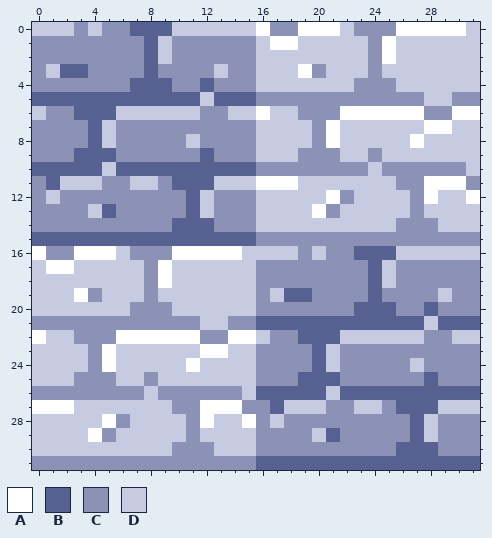
Pixel-art sprite: assets/tiles.png. The first picture shows the starting point.
The file is 32x32 pixels.
Palette (. is transparent): A #ffffff  B #576293  C #8b92b5  D #c6cbe1
Pixels before, first column x 0:
 0 DDDCDCCBBBDDDDDDACCAAADCCCAAAAAD
 1 CCCCCCCCBDCCCCCCDAADDDDDCADDDDDD
 2 CCCCCCCCBDCCCCCCDDDDDDDDCADDDDDD
 3 CDBBCCCCBCCCCDCCDDDACDDDCDDDDDDD
 4 CCCCCCCBBBCCBCCCDDDDDDDCCCDDDDDD
 5 BBBBBBBBBBBBDBBBCCCCCCCCCCCCDDCC
 6 DCCBBBDDDDDDCCDDADDCCCAAAAAACCAA
 7 CCCCBDCCCCCCCCCCDDDDCADDDDDDAADD
 8 CCCCBDCCCCCDCCCCDDDDCADDDDDADDDD
 9 CCCBBBCCCCCCBCCCDDDCCCDDCDDDDDDD
10 BBBBBDBBBBBBBBBBCCCCCCCCDCCCCCCD
11 CBDDDCCDDCBBBDDDAAADDDDDDDCCAAAC
12 CDCCCCCCCCCBDCCCDDDDDACDDDDCADDA
13 CCCCDBCCCCCBDCCCDDDDACDDDDDCDDDD
14 CCCCCCCCCCBBBCCCDDDDDDDDDDCCCDDD
15 BBBBBBBBBBBBBBBBCCCCCCCCCCCCCCCC
16 ACCAAADCCCAAAAADDDDCDCCBBBDDDDDD
17 DAADDDDDCADDDDDDCCCCCCCCBDCCCCCC
18 DDDDDDDDCADDDDDDCCCCCCCCBDCCCCCC
19 DDDACDDDCDDDDDDDCDBBCCCCBCCCCDCC
20 DDDDDDDCCCDDDDDDCCCCCCCBBBCCBCCC
21 CCCCCCCCCCCCDDCCBBBBBBBBBBBBDBBB
22 ADDCCCAAAAAACCAADCCBBBDDDDDDCCDD
23 DDDDCADDDDDDAADDCCCCBDCCCCCCCCCC
24 DDDDCADDDDDADDDDCCCCBDCCCCCDCCCC
25 DDDCCCDDCDDDDDDDCCCBBBCCCCCCBCCC
26 CCCCCCCCDCCCCCCDBBBBBDBBBBBBBBBB
27 AAADDDDDDDCCAAACCBDDDCCDDCBBBDDD
28 DDDDDACDDDDCADDACDCCCCCCCCCBDCCC
29 DDDDACDDDDDCDDDDCCCCDBCCCCCBDCCC
30 DDDDDDDDDDCCCDDDCCCCCCCCCCBBBCCC
31 CCCCCCCCCCCCCCCCBBBBBBBBBBBBBBBB
The result:
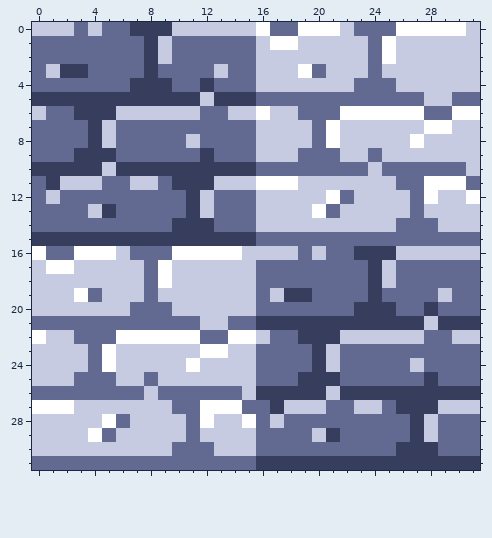
Edits made:
colour B: #576293 -> #373d5c
colour C: #8b92b5 -> #636a91
Changed places in both pictures, as pixel boxes (x1, y1, x2, y2):
changed: (32, 22, 480, 470)
